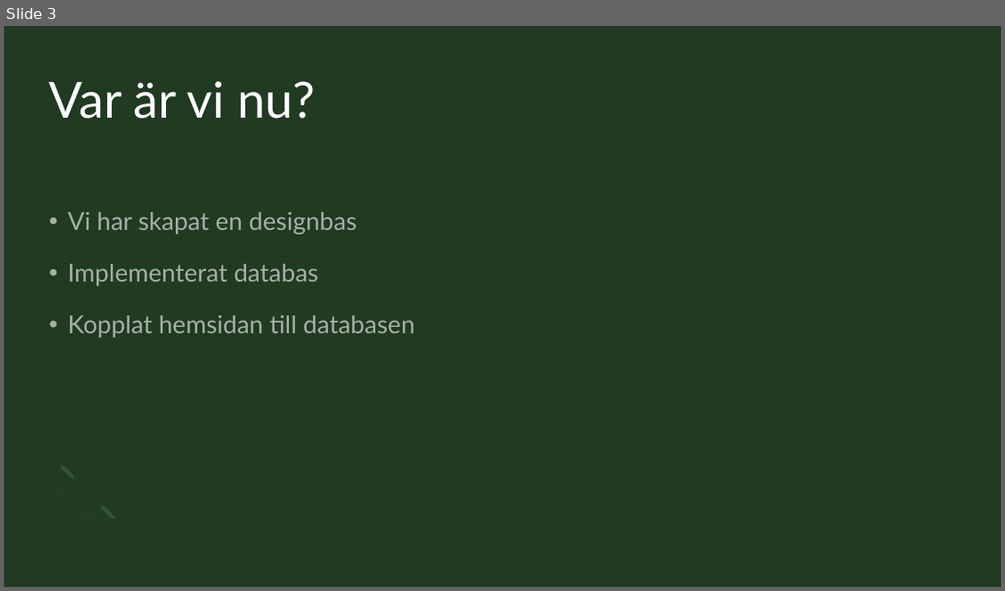
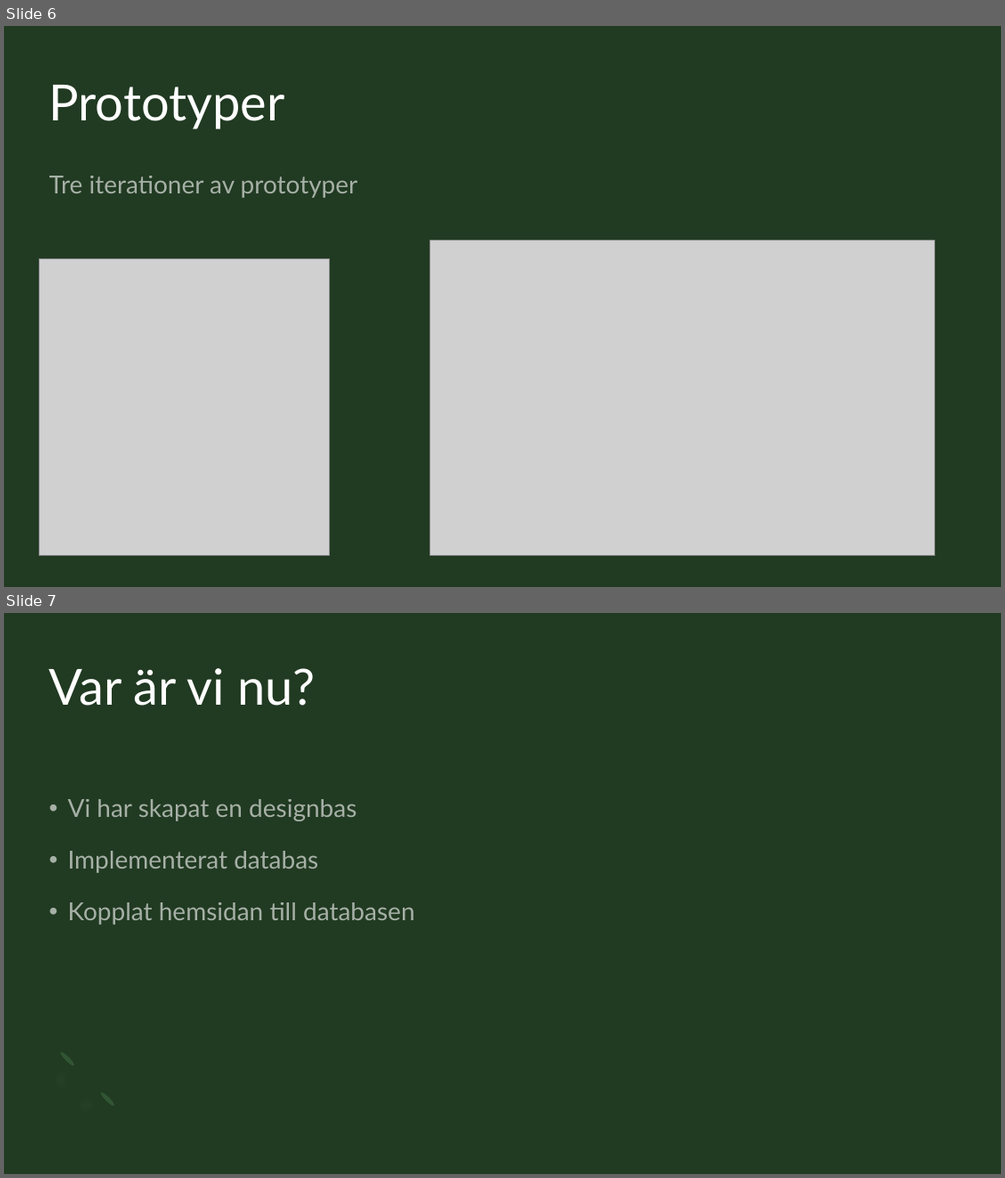
Before and after one commit to Sjofil/HASAB-IDA3, a slide deck: Delredovisning/Sustainable Forms presentation.pptx. Shown one above the other, each under a label of ours: slide 3 before the commit, slides 6 and 7 after it. The pictures are 1005x591 and 1005x1178 pixels, drawn with LibreOffice and Linux fonts; fonts in the diff are those of the drawing; grey boxes stand for pictures. Boxes give left, top, right and bottom in pixels: in the first picture for what was removed or moved away, otherwise in the second. Text is boxed around its words. In the diff, an @@ line names an element or a change of style, - is before the commit and + after.

```diff
--- a/Delredovisning/Sustainable Forms presentation.pptx
+++ b/Delredovisning/Sustainable Forms presentation.pptx
@@ slide 6 added at (x1=4, y1=26, x2=1001, y2=587), background #213A22; not listed: 1 template element that a slide beside it also shows @@
@@ title added at (x1=49, y1=85, x2=285, y2=129), 48 pt, text #FFFFFF @@
+Prototyper
@@ text added at (x1=49, y1=176, x2=358, y2=198), 24 pt, text #FFFFFF at 60% opacity @@
+Tre iterationer av prototyper
@@ picture added at (x1=39, y1=258, x2=329, y2=556) @@
@@ picture added at (x1=430, y1=240, x2=935, y2=556) @@
@@ what was slide 3 is now slide 7 @@
```
Also in this commit, not shown: 2 slides changed, 5 other slides added.
